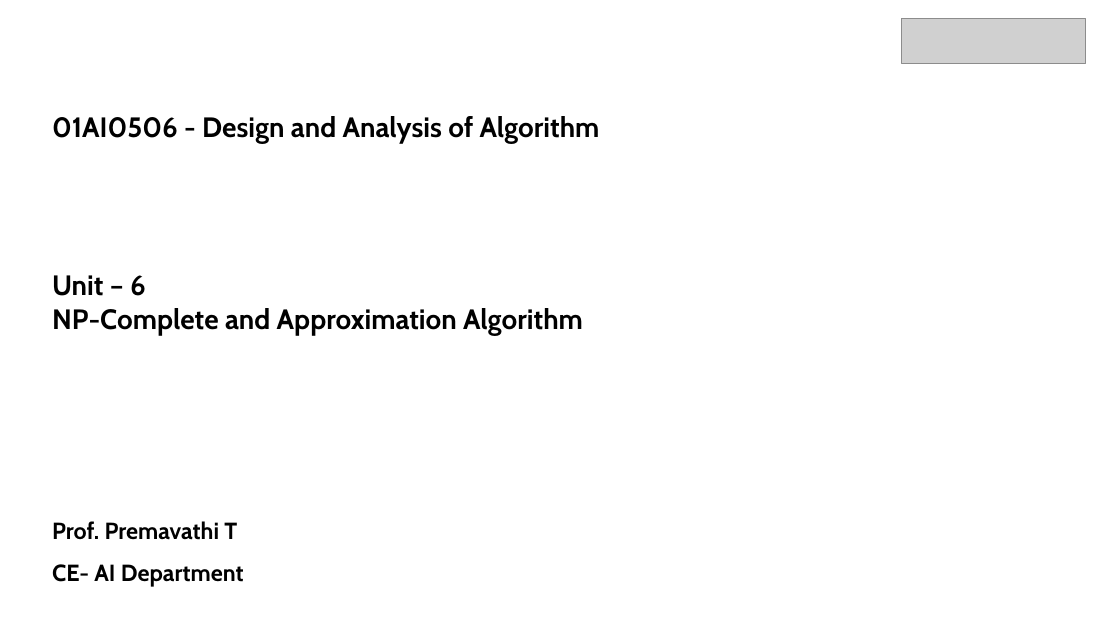
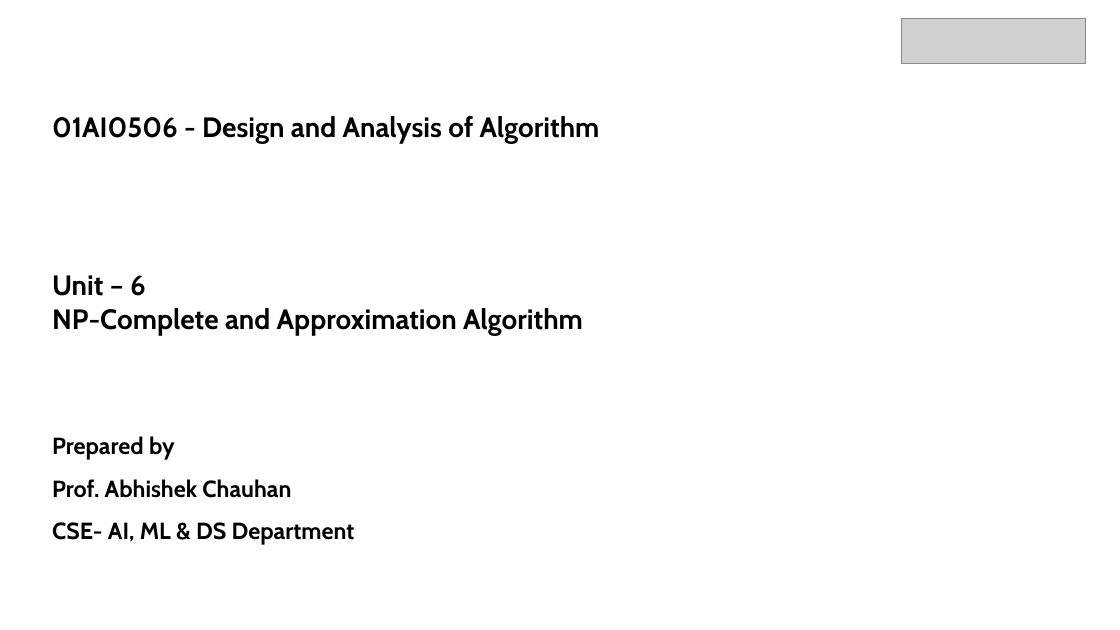
Before and after one commit to AbhishekChauhan9036/Design-and-Analysis-of-Algorithms, a slide deck: slide 1 of Lecture Notes New/UNIT 6.pptx. Drawn at 1120x630 pixels with LibreOffice and Linux fonts; fonts in the diff are those of the drawing; grey boxes stand for pictures; background and template pictures are left out. Boxes give left, top, right and bottom in pixels: in the first picture for what was removed or moved away, otherwise in the second. Text is boxed around its words. In the diff, an @@ line names an element or a change of style, - is before the commit and + after.

```diff
--- a/Lecture Notes New/UNIT 6.pptx
+++ b/Lecture Notes New/UNIT 6.pptx
@@ text at (52,436,355,545): text changed @@
-Prof. Premavathi T
-CE- AI Department
+Prepared by
+Prof. Abhishek Chauhan
+CSE- AI, ML & DS Department
```
Also in this commit, not shown: 3 other files.
